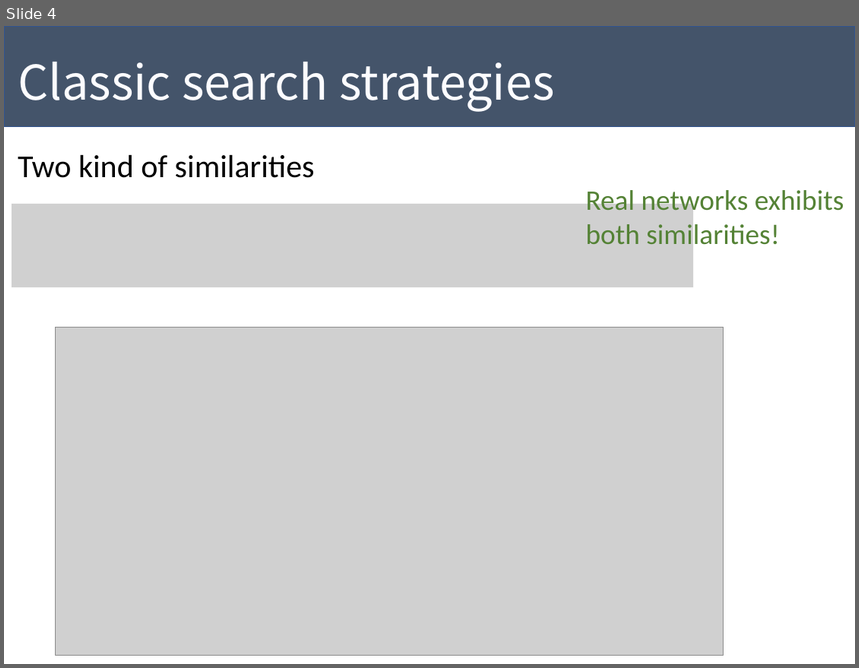
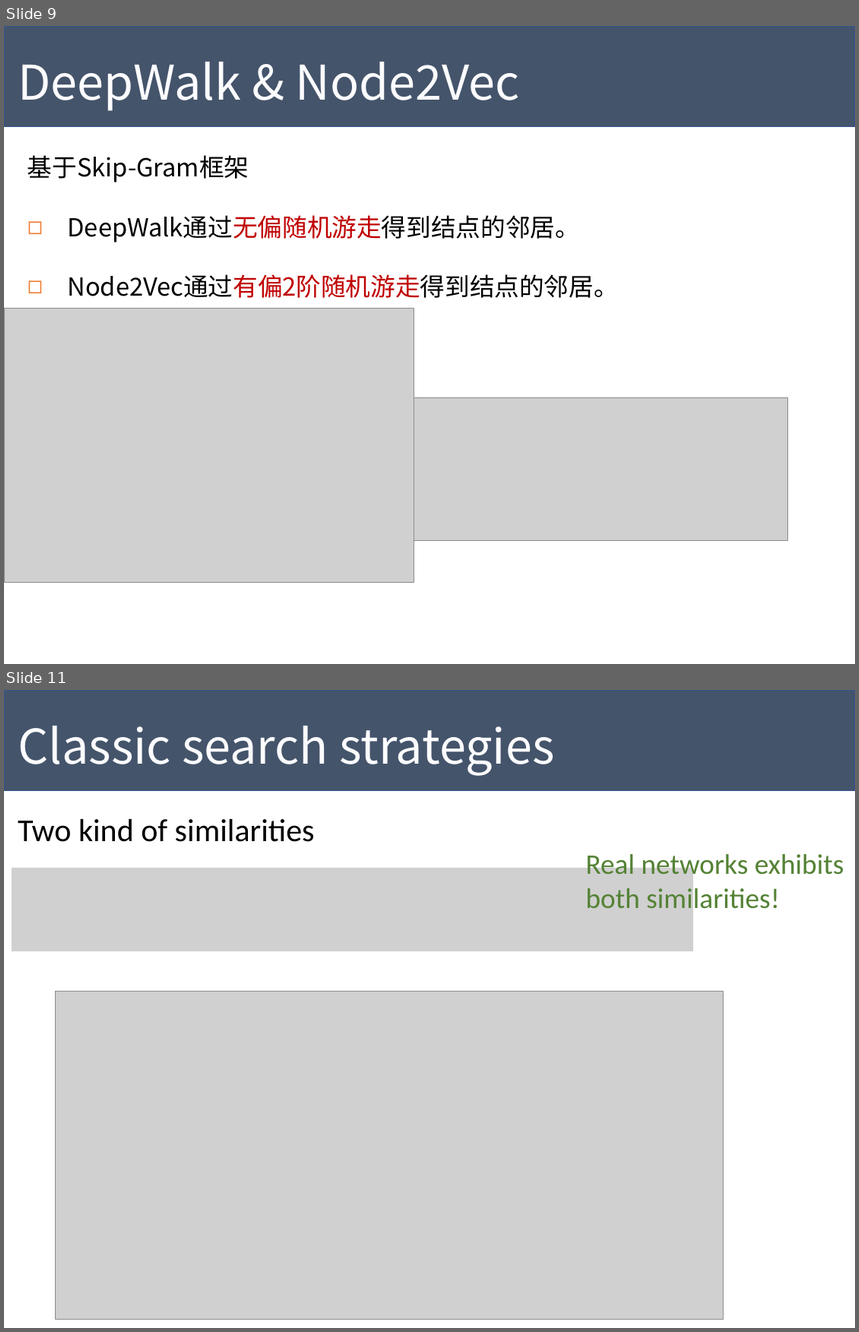
Before and after one commit to Tigerrr07/GNN-tiger, a slide deck: GE.pptx. Shown one above the other, each under a label of ours: slide 4 before the commit, slides 9 and 11 after it; the slides between them are not shown. The pictures are 859x668 and 859x1332 pixels, drawn with LibreOffice and Linux fonts; fonts in the diff are those of the drawing; grey boxes stand for pictures. Boxes give left, top, right and bottom in pixels: in the first picture for what was removed or moved away, otherwise in the second. Text is boxed around its words. In the diff, an @@ line names an element or a change of style, - is before the commit and + after.

```diff
--- a/GE.pptx
+++ b/GE.pptx
@@ slide 9 added at (4,26,855,664), background #FFFFFF @@
@@ rectangle added at (4,26,855,126), fill #44546A, outline #325491 1 pt @@
@@ text added at (18,62,520,111), 54 pt, text #FCFCFF @@
+DeepWalk & Node2Vec
@@ text added at (28,155,619,298), 28 pt, text #000000 @@
+基于Skip-Gram框架
+◻ DeepWalk通过无偏随机游走得到结点的邻居。
+◻ Node2Vec通过有偏2阶随机游走得到结点的邻居。
@@ picture added at (4,308,414,583) @@
@@ picture added at (414,398,788,541) @@
@@ what was slide 4 is now slide 11 @@
```
Also in this commit, not shown: 1 slide changed, 8 other slides added, 2 slides removed, 2 other files.
